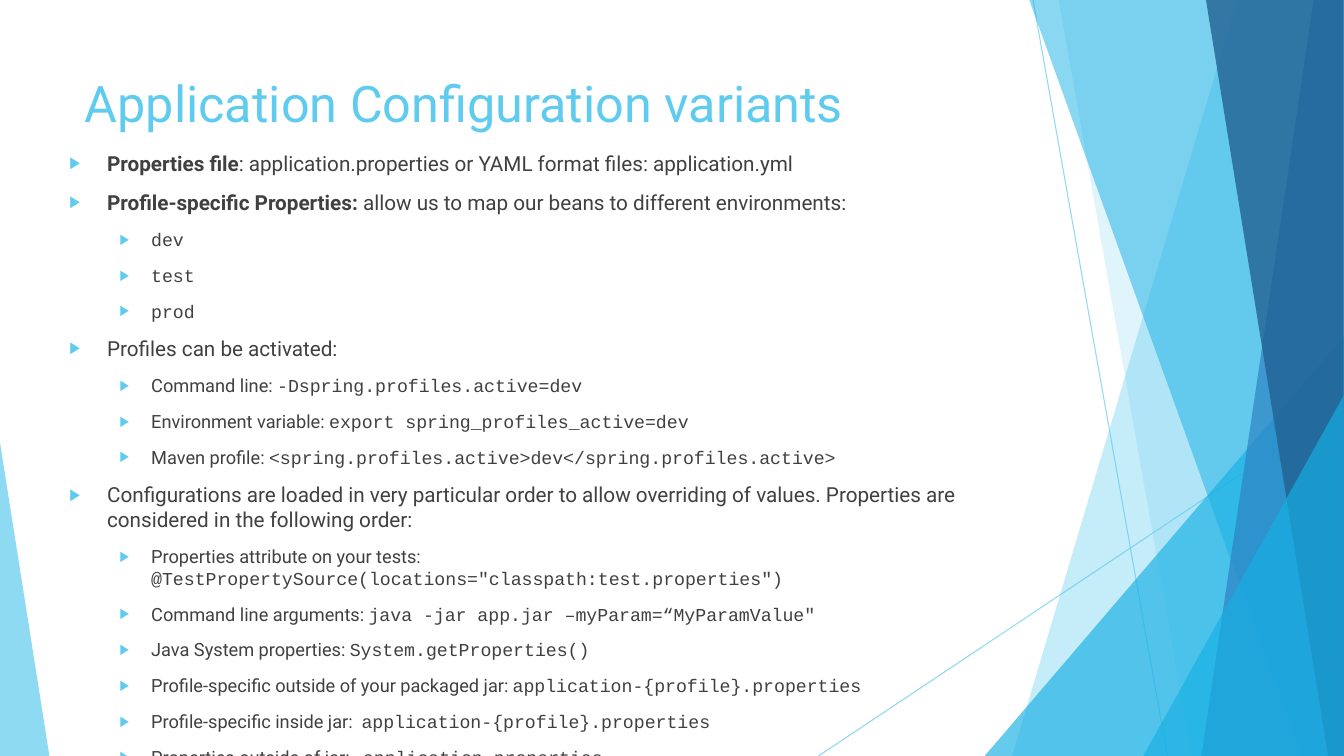
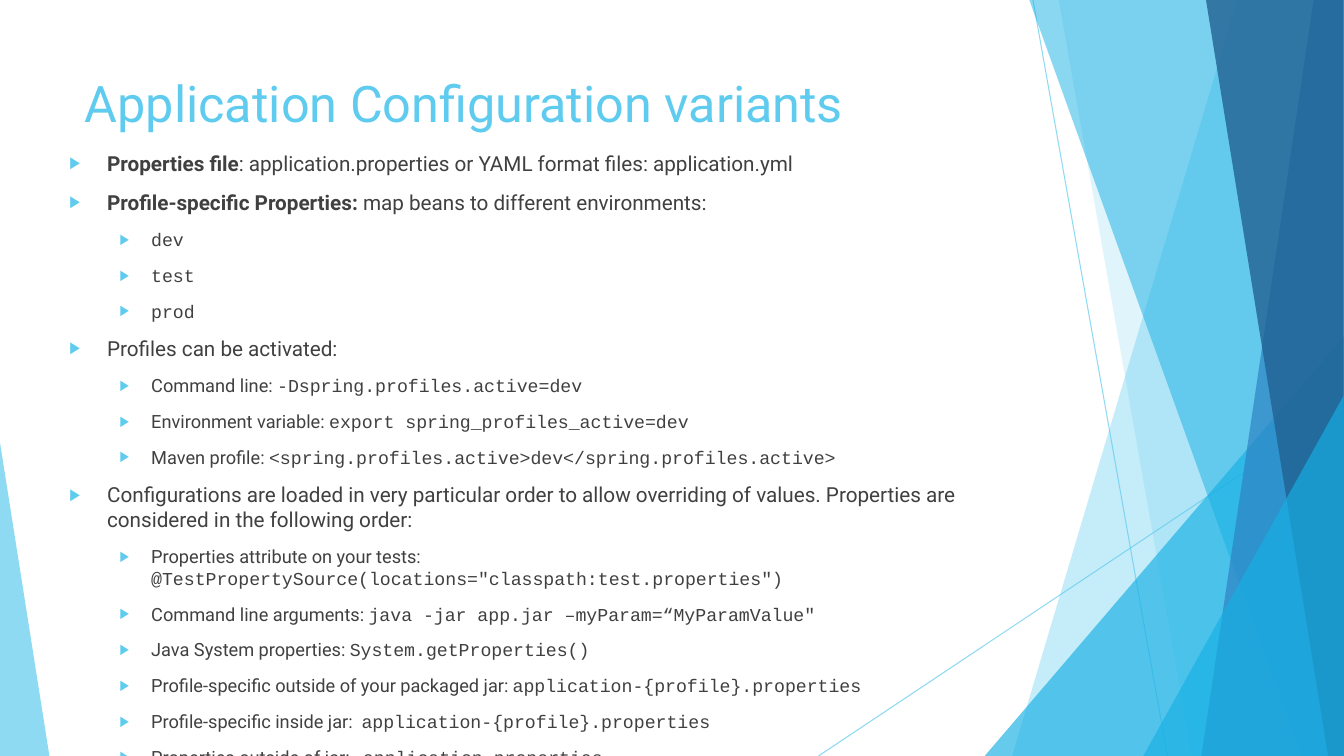
Before and after one commit to vlytsus/springboot-cloud-demo-one, a slide deck: slide 7 of docs/Introduction_To_Microservices_Part_2_boot.pptx. Drawn at 1344x756 pixels with LibreOffice and Linux fonts; fonts in the diff are those of the drawing. Boxes give left, top, right and bottom in pixels: in the first picture for what was removed or moved away, otherwise in the second. Text is boxed around its words. In the diff, an @@ line names an element or a change of style, - is before the commit and + after.

Commit message:
Presentations update

```diff
--- a/docs/Introduction_To_Microservices_Part_2_boot.pptx
+++ b/docs/Introduction_To_Microservices_Part_2_boot.pptx
@@ text at box(107, 194, 706, 214): text changed @@
-▶ Profile-specific Properties: allow us to map our beans to different environments:
+▶ Profile-specific Properties: map beans to different environments:
```
Also in this commit, not shown: 2 other slides changed, 2 slides added, 1 other file.
